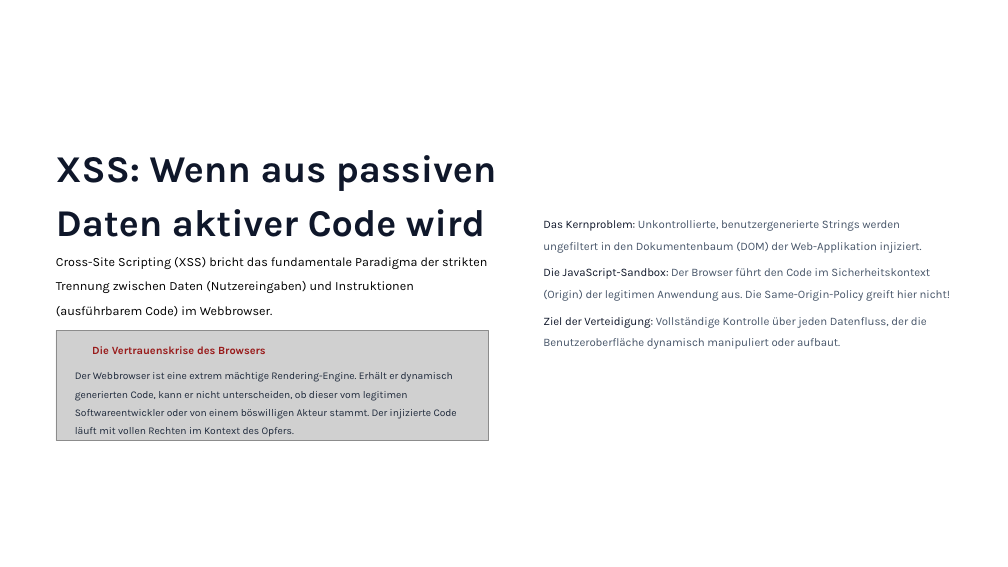
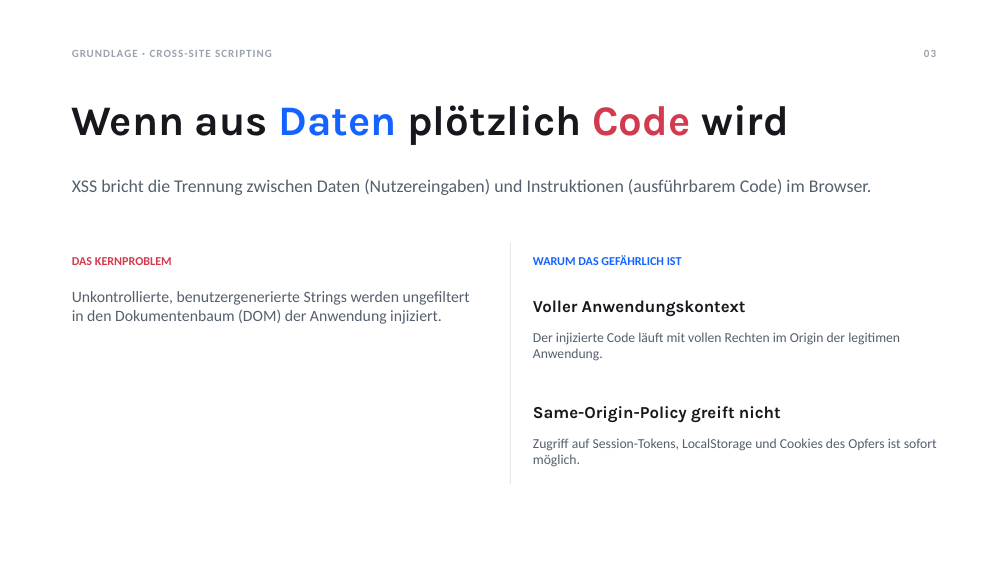
Before and after one commit to Tom-N-M/its-xss_and_cors, a slide deck: slide 3 of XSS-CORS-Praesentation.pptx. Drawn at 1008x567 pixels with LibreOffice and Linux fonts; fonts in the diff are those of the drawing; grey boxes stand for pictures; background and template pictures are left out. Boxes give left, top, right and bottom in pixels: in the first picture for what was removed or moved away, otherwise in the second. Text is boxed around its words. In the diff, an @@ line names an element or a change of style, - is before the commit and + after.

```diff
--- a/XSS-CORS-Praesentation.pptx
+++ b/XSS-CORS-Praesentation.pptx
@@ text added at [72, 50, 272, 57], 10.5 pt, text #9AA3AF, bold @@
+GRUNDLAGE · CROSS-SITE SCRIPTING
@@ page number added at [924, 50, 936, 57], 10.5 pt, text #9AA3AF, bold @@
+03
@@ text "Wenn aus Daten plötzlich Code ..." at [72, 105, 789, 145]: vertical alignment top to middle @@
@@ text at [72, 105, 789, 145]: text changed; size 36 to 40 pt; text colour #0F172A to #16181D @@
-XSS: Wenn aus passiven Daten aktiver Code wird
+Wenn aus Daten plötzlich Code wird
@@ text "XSS bricht die Trennung zwischen ..." at [72, 179, 871, 195]: vertical alignment top to middle @@
@@ text at [72, 179, 871, 195]: text changed; size 12 to 17 pt; font Karla to Calibri; text colour #000000 to #55606E @@
-Cross-Site Scripting (XSS) bricht das fundamentale Paradigma der strikten Trennung zwischen Daten (Nutzereingaben) und Instruktionen (ausführbarem Code) im Webbrowser.
+XSS bricht die Trennung zwischen Daten (Nutzereingaben) und Instruktionen (ausführbarem Code) im Browser.
@@ text added at [72, 257, 172, 265], 11.5 pt, text #D23B4E, bold @@
+DAS KERNPROBLEM
@@ line added from (510, 242) to (510, 484), #E4E7EC 1 pt @@
@@ text added at [533, 255, 682, 265], 11.5 pt, text #1463FF, bold @@
+WARUM DAS GEFÄHRLICH IST
@@ text at [72, 291, 470, 324]: text changed; size 10.9 to 15 pt; font Karla to Calibri; text colour #475569 to #55606E @@
-Das Kernproblem: Unkontrollierte, benutzergenerierte Strings werden ungefiltert in den Dokumentenbaum (DOM) der Web-Applikation injiziert.
+Unkontrollierte, benutzergenerierte Strings werden ungefiltert in den Dokumentenbaum (DOM) der Anwendung injiziert.
@@ text added at [533, 300, 746, 317], 16 pt, text #16181D, bold @@
+Voller Anwendungskontext
@@ text removed at [543, 317, 927, 349] @@
-Ziel der Verteidigung: Vollständige Kontrolle über jeden Datenfluss, der die Benutzeroberfläche dynamisch manipuliert oder aufbaut.
@@ picture removed at [56, 330, 488, 441] @@
@@ text removed at [92, 346, 266, 354] @@
-Die Vertrauenskrise des Browsers
@@ text at [533, 332, 900, 361]: text changed; size 10.9 to 13 pt; font Karla to Calibri; text colour #475569 to #55606E @@
-Die JavaScript-Sandbox: Der Browser führt den Code im Sicherheitskontext (Origin) der legitimen Anwendung aus. Die Same-Origin-Policy greift hier nicht!
+Der injizierte Code läuft mit vollen Rechten im Origin der legitimen Anwendung.
@@ text removed at [75, 372, 457, 437] @@
-Der Webbrowser ist eine extrem mächtige Rendering-Engine. Erhält er dynamisch generierten Code, kann er nicht unterscheiden, ob dieser vom legitimen Softwareentwickler oder von einem böswilligen Akteur stammt. Der injizierte Code läuft mit vollen Rechten im Kontext des Opfers.
@@ text added at [533, 406, 781, 423], 16 pt, text #16181D, bold @@
+Same-Origin-Policy greift nicht
@@ text added at [533, 438, 937, 467], 13 pt, text #55606E @@
+Zugriff auf Session-Tokens, LocalStorage und Cookies des Opfers ist sofort möglich.
```
Also in this commit, not shown: 4 other slides changed.
